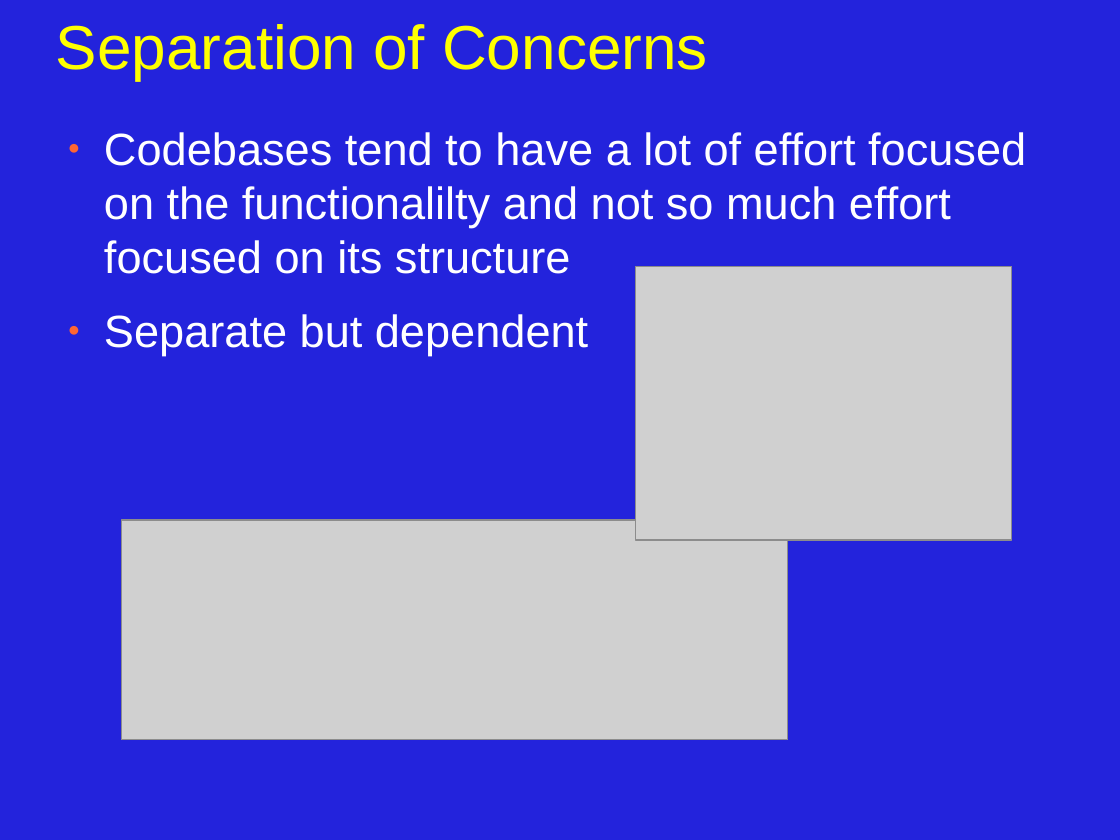
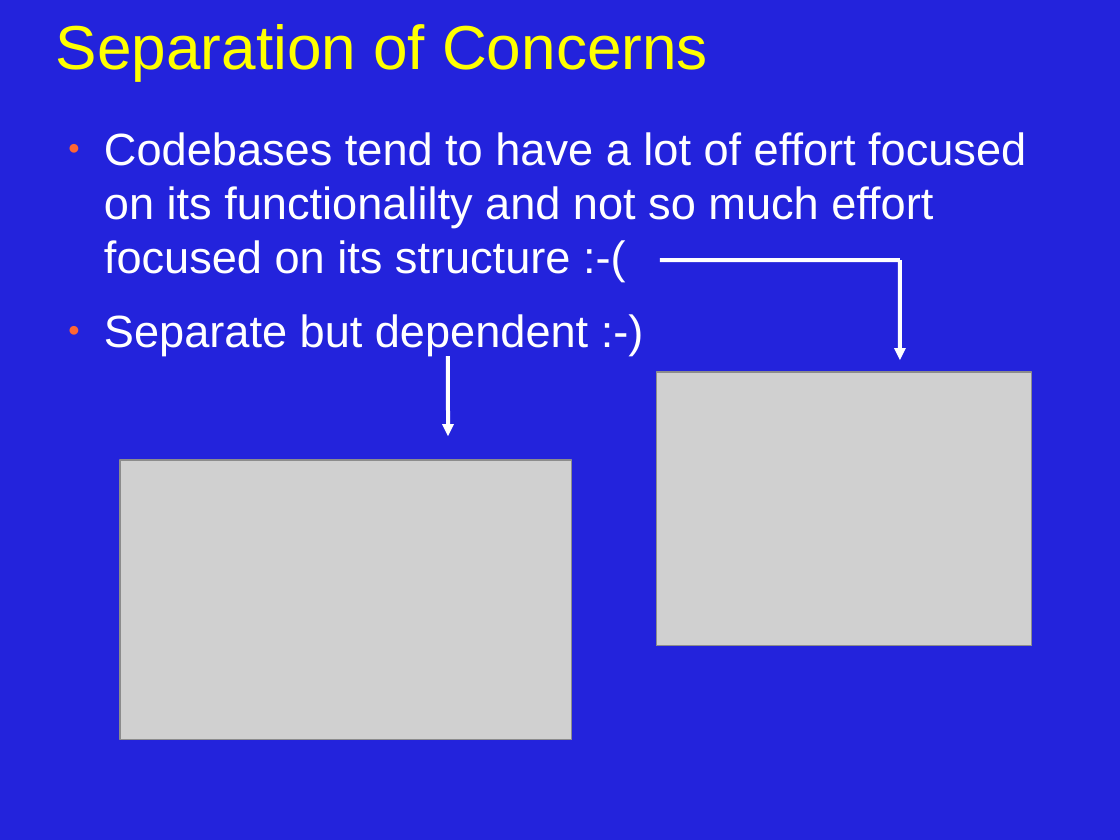
Before and after one commit to JonJagger/two-day-courses, a slide deck: slide 10 of cppf/08_Object_Oriented_Programming.odp. Drawn at 1120x840 pixels with LibreOffice and Linux fonts; fonts in the diff are those of the drawing; grey boxes stand for pictures. Boxes give left, top, right and bottom in pixels: in the first picture for what was removed or moved away, otherwise in the second. Text is boxed around its words. In the diff, an @@ line names an element or a change of style, - is before the commit and + after.

Commit message:
more cppf/separation of concerns slides

```diff
--- a/cppf/08_Object_Oriented_Programming.odp
+++ b/cppf/08_Object_Oriented_Programming.odp
@@ text at bbox=[104, 132, 1026, 356]: text changed @@
-● Codebases tend to have a lot of effort focused on the functionalilty and not so much effort focused on its structure
-● Separate but dependent
+● Codebases tend to have a lot of effort focused on its functionalilty and not so much effort focused on its structure :-(
+● Separate but dependent :-)
@@ line added from (661, 260) to (900, 260), #FFFFFF 2.83 pt @@
@@ arrow added from (900, 260) to (900, 360), #FFFFFF 2.83 pt @@
@@ arrow added from (448, 356) to (448, 436), #FFFFFF 2.83 pt @@
@@ picture: place and size @@
-picture at bbox=[121, 520, 788, 741]
+picture at bbox=[657, 372, 1033, 645]
@@ picture: place and size @@
-picture at bbox=[636, 266, 1012, 540]
+picture at bbox=[120, 460, 571, 741]
```
Also in this commit, not shown: 5 other slides changed, 4 slides added.
